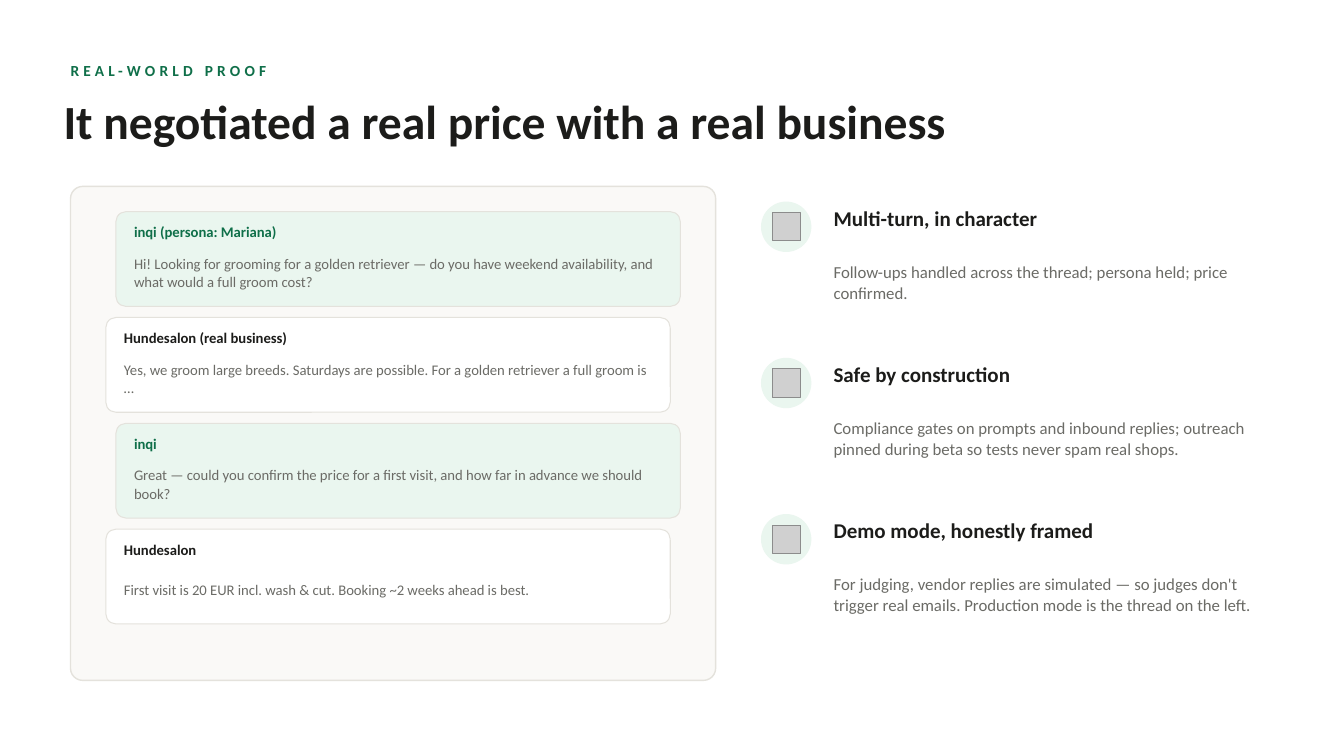
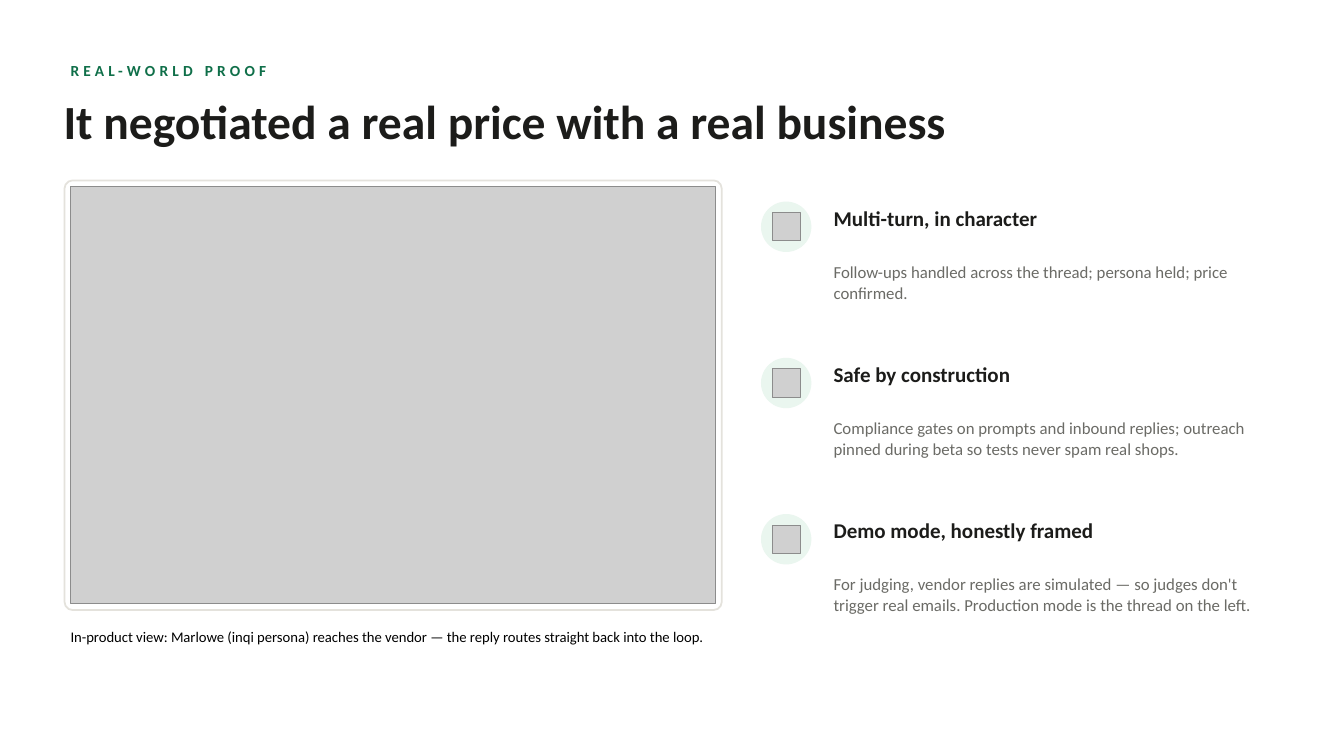
Before and after one commit to andrew-vogulkin/inqi, a slide deck: slide 3 of docs/hackathon/inqi-deck.pptx. Drawn at 1344x756 pixels with LibreOffice and Linux fonts; fonts in the diff are those of the drawing; grey boxes stand for pictures. Boxes give left, top, right and bottom in pixels: in the first picture for what was removed or moved away, otherwise in the second. Text is boxed around its words. In the diff, an @@ line names an element or a change of style, - is before the commit and + after.

```diff
--- a/docs/hackathon/inqi-deck.pptx
+++ b/docs/hackathon/inqi-deck.pptx
@@ rounded rectangle: place and size @@
-rounded rectangle at box(71, 187, 716, 681)
+rounded rectangle at box(65, 180, 722, 610)
@@ rounded rectangle at box(65, 180, 722, 610): fill #FAF9F7 to #FFFFFF; outline #E4E2DC 1 pt to #E4E2DC 1.25 pt; proportions changed @@
@@ picture added at box(71, 187, 716, 604) @@
@@ rounded rectangle removed at box(116, 212, 681, 307) @@
@@ text removed at box(134, 226, 277, 240) @@
-inqi (persona: Mariana)
@@ text removed at box(134, 259, 653, 290) @@
-Hi! Looking for grooming for a golden retriever — do you have weekend availability, and what would a full groom cost?
@@ rounded rectangle removed at box(106, 318, 670, 412) @@
@@ text removed at box(124, 332, 287, 345) @@
-Hundesalon (real business)
@@ text removed at box(124, 365, 646, 378) @@
-Yes, we groom large breeds. Saturdays are possible. For a golden retriever a full groom is …
@@ rounded rectangle removed at box(116, 423, 681, 518) @@
@@ text removed at box(134, 438, 157, 452) @@
-inqi
@@ text removed at box(134, 470, 642, 499) @@
-Great — could you confirm the price for a first visit, and how far in advance we should book?
@@ rounded rectangle removed at box(106, 529, 670, 624) @@
@@ text removed at box(124, 544, 196, 555) @@
-Hundesalon
@@ text removed at box(124, 585, 529, 598) @@
-First visit is 20 EUR incl. wash & cut. Booking ~2 weeks ahead is best.
@@ text added at box(71, 631, 703, 645), 10.5 pt, text #000000 @@
+In-product view: Marlowe (inqi persona) reaches the vendor — the reply routes straight back into the loop.
```
